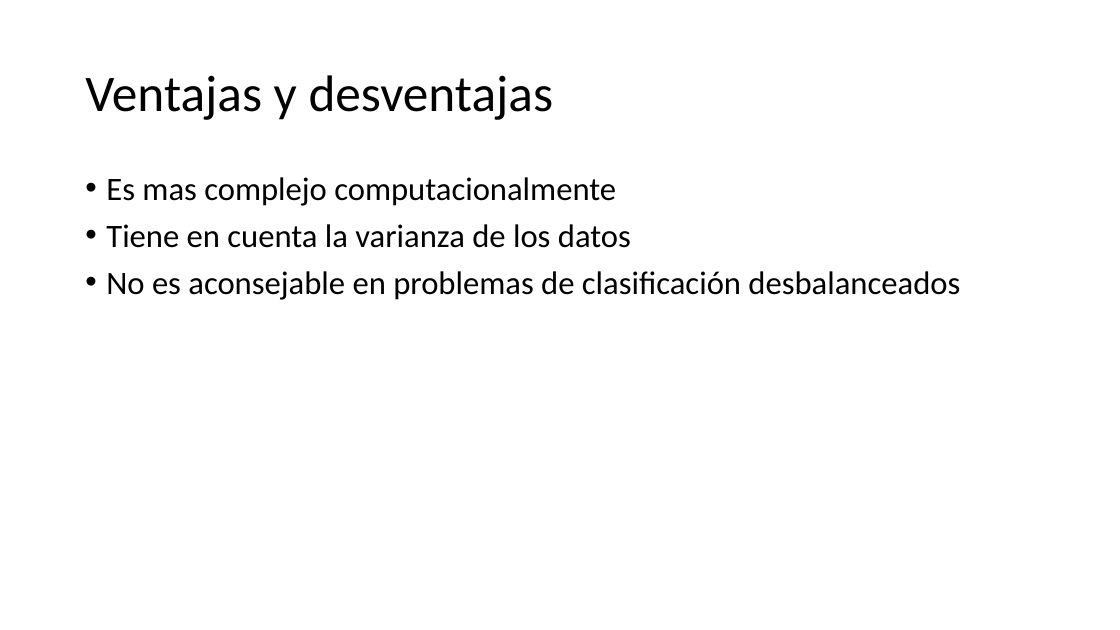
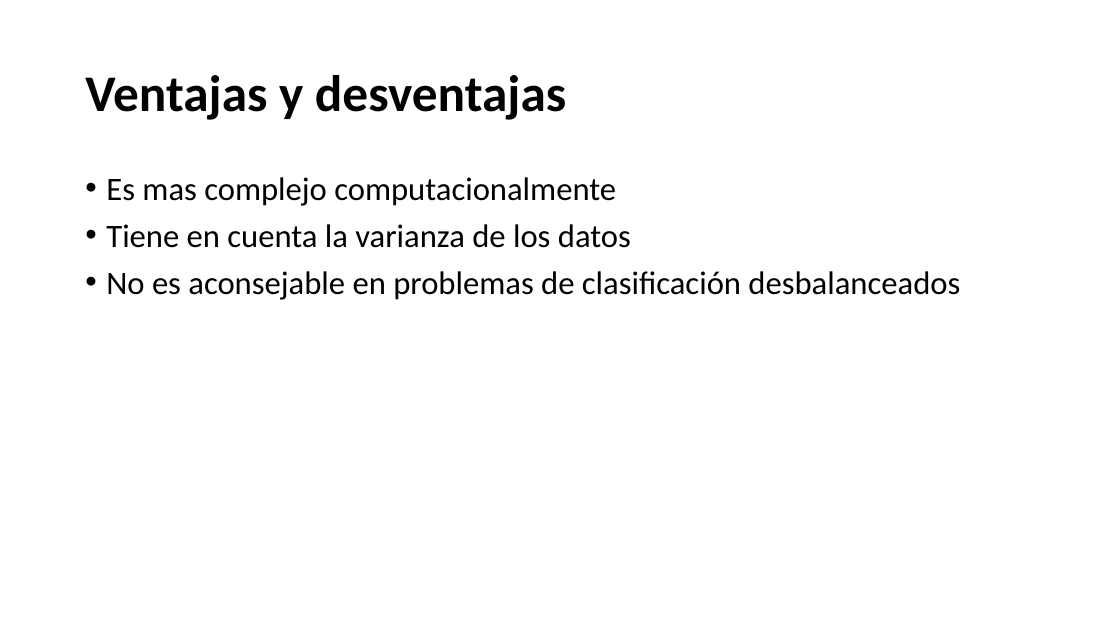
Before and after one commit to 26-jorge-01/ML-Basics, a slide deck: slide 8 of 3. Optimizacion_y_despliegue/4. Optimización y despliegue.pptx. Drawn at 1120x630 pixels with LibreOffice and Linux fonts; fonts in the diff are those of the drawing. Boxes give left, top, right and bottom in pixels: in the first picture for what was removed or moved away, otherwise in the second. Text is boxed around its words. In the diff, an @@ line names an element or a change of style, - is before the commit and + after.

```diff
--- a/3. Optimizacion_y_despliegue/4. Optimización y despliegue.pptx
+++ b/3. Optimizacion_y_despliegue/4. Optimización y despliegue.pptx
@@ title "Ventajas y desventajas" at (x1=85, y1=75, x2=566, y2=120): bold on @@
```
Also in this commit, not shown: 10 other slides changed, 2 other files.
